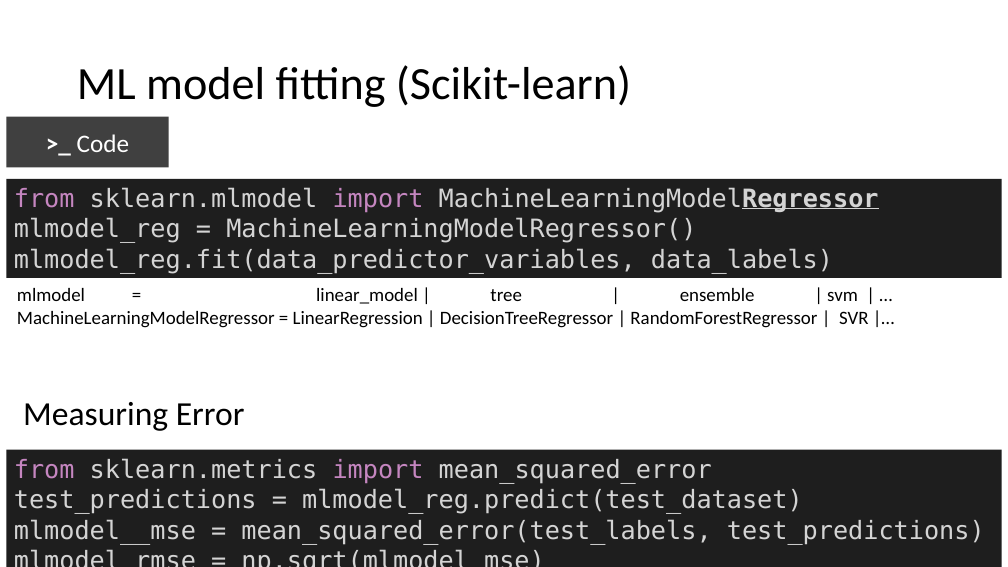
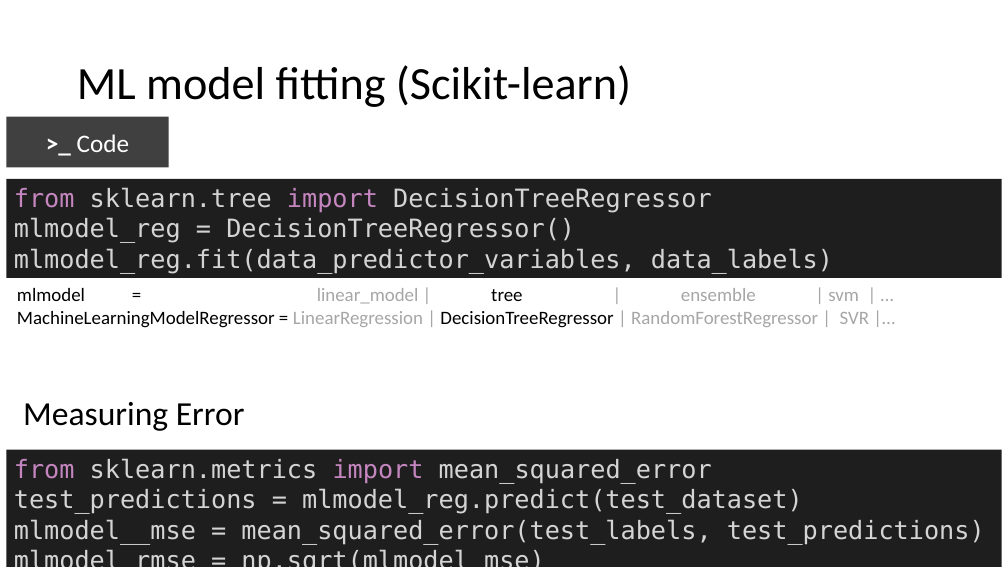
Before and after one commit to mathphysmx/teaching-ml, a slide deck: slide 8 of slides/03_ML_MLprojectExample.pptx (slide 5 before the commit). Drawn at 1008x567 pixels with LibreOffice and Linux fonts; fonts in the diff are those of the drawing. Boxes give left, top, right and bottom in pixels: in the first picture for what was removed or moved away, otherwise in the second. Text is boxed around its words. In the diff, an @@ line names an element or a change of style, - is before the commit and + after.

```diff
--- a/slides/03_ML_MLprojectExample.pptx
+++ b/slides/03_ML_MLprojectExample.pptx
@@ text in rectangle at box(14, 187, 712, 243): text changed @@
-from sklearn.mlmodel import MachineLearningModelRegressor
-mlmodel_reg = MachineLearningModelRegressor()
+from sklearn.tree import DecisionTreeRegressor
+mlmodel_reg = DecisionTreeRegressor()
@@ text "mlmodel = linear_model | tree ..." at box(17, 288, 870, 328): text colour #000000 to #A6A6A6 in "linear_model | | ensemble | svm | ...", "LinearRegression | | RandomForestRegressor | SVR |…" @@
```
Also in this commit, not shown: 3 slides added, 12 other files.
